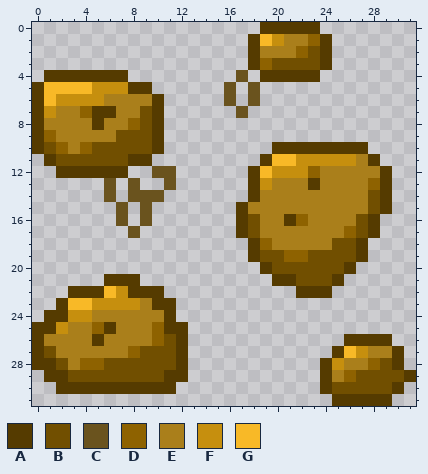
One commit to this pixel-art sprite: art/Potato_Seeds.png. Above is the file before it was changed.
The file is 32x32 pixels.
Palette (. is transparent): A #553b00  B #714f00  C #6a531e  D #8e6200  E #aa7f1b  F #c68f0e  G #f8b927
Pixels before, first column x 0:
 0 ...................AAAAA........
 1 ..................AGFEEDA.......
 2 ..................AEEEDBA.......
 3 ..................ADBBBBA.......
 4 .AAAAAAA.........C.AAAAA........
 5 AGGGGFFFAA......C.C.............
 6 AGFFFFEEEEA.....C.C.............
 7 AFEEDAAEEBA......C..............
 8 AEEEEAEEDBA.....................
 9 ADEEEEEBBBA.....................
10 ABDEDBBBBBA.........AAAAAAAA....
11 .ABBBBBBAA.........AGGFFFFFEA...
12 ..AAAAAA..CC......AGFFFDEEEEEA..
13 ......C.C..C......AFEEEAEEEEDA..
14 ......C.CCC.......AEEEEEEEEEBA..
15 .......C.C.......AEEEEEEEEEEBA..
16 .......C.C.......ABEEADEEEEBA...
17 ........C........ABEEEEEEEDBA...
18 ..................ADEEEEEBBA....
19 ..................ABBDDBBBBA....
20 ...................ABBBBBBA.....
21 ......AAA...........AABBBA......
22 ...AAAGFAAA...........AAA.......
23 ..AGGFFFFEAA....................
24 .AAFFEEEEEEA....................
25 AAFEEDAEEEDAA...................
26 AEEEEAEEEEDBA.............AAAA..
27 ABEEEEEEDBBBA............AGFEEA.
28 AABEDDBBBBBBA...........AFEEDBA.
29 .AABBBBBBBBAA...........AEDBBBBA
30 ..AAAAAAAAAA............ABBBBBA.
31 .........................AAAAA..
New version:
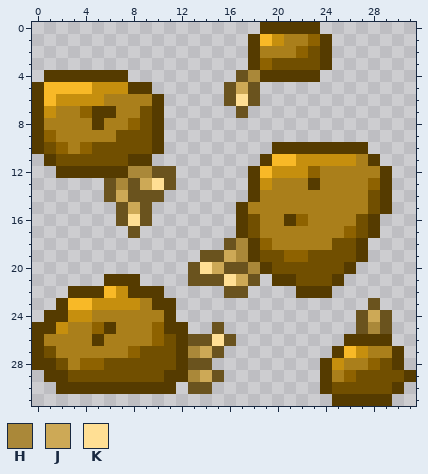
Colours new in this view: H #aa8839  J #cda956  K #ffdf94
Diff:
y 4: x 18 . -> H
y 5: x 17 . -> J
y 6: x 17 . -> K
y 12: x 8..9 .. -> HH
y 13: x 7 . -> H; x 9..10 .. -> JK
y 14: x 7 . -> J
y 15: x 8 . -> J
y 16: x 8 . -> K
y 18: x 16..17 .. -> CH
y 19: x 14..17 .... -> CCJH
y 20: x 13..18 ...... -> CKJCCH
y 21: x 13..18 ...... -> CCCKJC
y 22: x 16..17 .. -> CC
y 23: x 28 . -> C
y 24: x 27..29 ... -> CJC
y 25: x 15 . -> C; x 27..29 ... -> CHC
y 26: x 13..16 .... -> CCKC
y 27: x 13..15 ... -> HJC
y 28: x 13..14 .. -> CC
y 29: x 13..15 ... -> HJC
y 30: x 13..14 .. -> CC
Where, in picture pixels (left, top, right, bottom), the same in both pictures:
added: (236, 70, 260, 106)
added: (116, 166, 164, 226)
added: (188, 238, 260, 394)
added: (356, 298, 392, 334)
